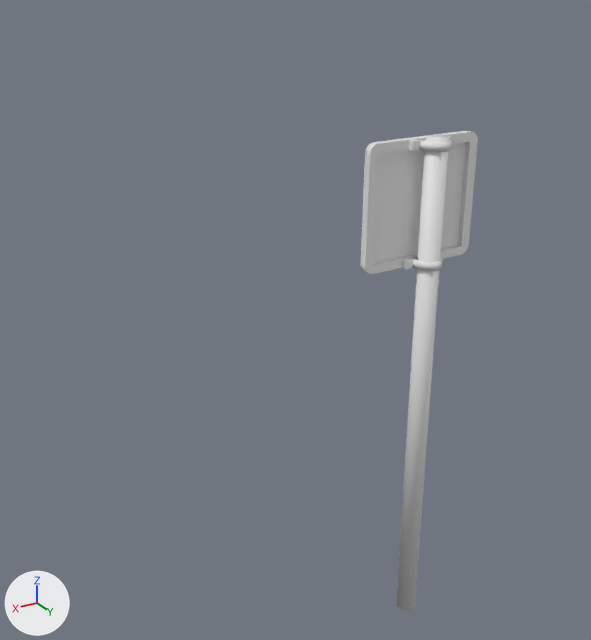
The Blender file Assets/Art/Models/trafficsigns.blend: old version first, new version second.
The view is the same before and after, from a 50 mm camera at (4.58, 5.44, 1.69) aimed at (1.12, -0.33, -1.2). Lighting does not change. The marker at lower left points along +X, +Y and +Z.
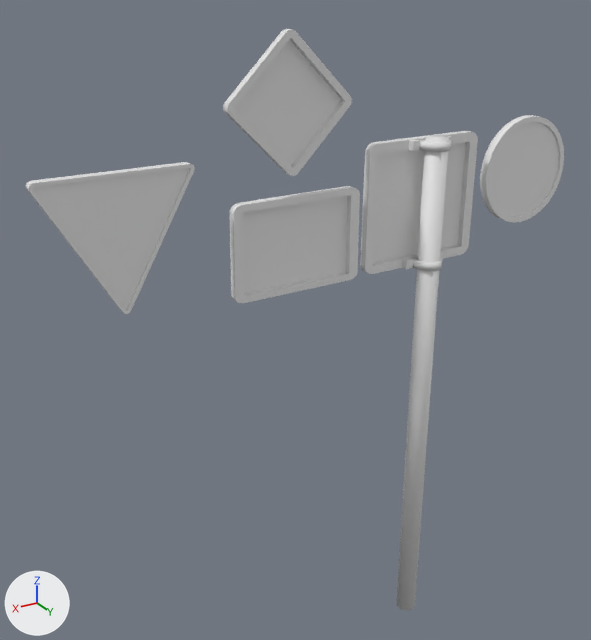
The change, as a list of edits to the scene's bpy script:
```text
Change ob_circle:
    remove ob_circle.hide_set(True)
Change ob_plane_001:
    remove ob_plane_001.hide_set(True)
Change ob_plane_003:
    remove ob_plane_003.hide_set(True)
Change ob_plane_004:
    remove ob_plane_004.hide_set(True)
```

Where the change shows, as pixel boxes [x1, y1, x2, y2] in the pictures (591 x 640 px):
'Plane.004', shown
    after: [26, 162, 195, 314]
'Plane.001', shown
    after: [230, 186, 360, 303]
'Plane.003', shown
    after: [223, 29, 352, 176]
'Circle', shown
    after: [480, 115, 564, 222]
